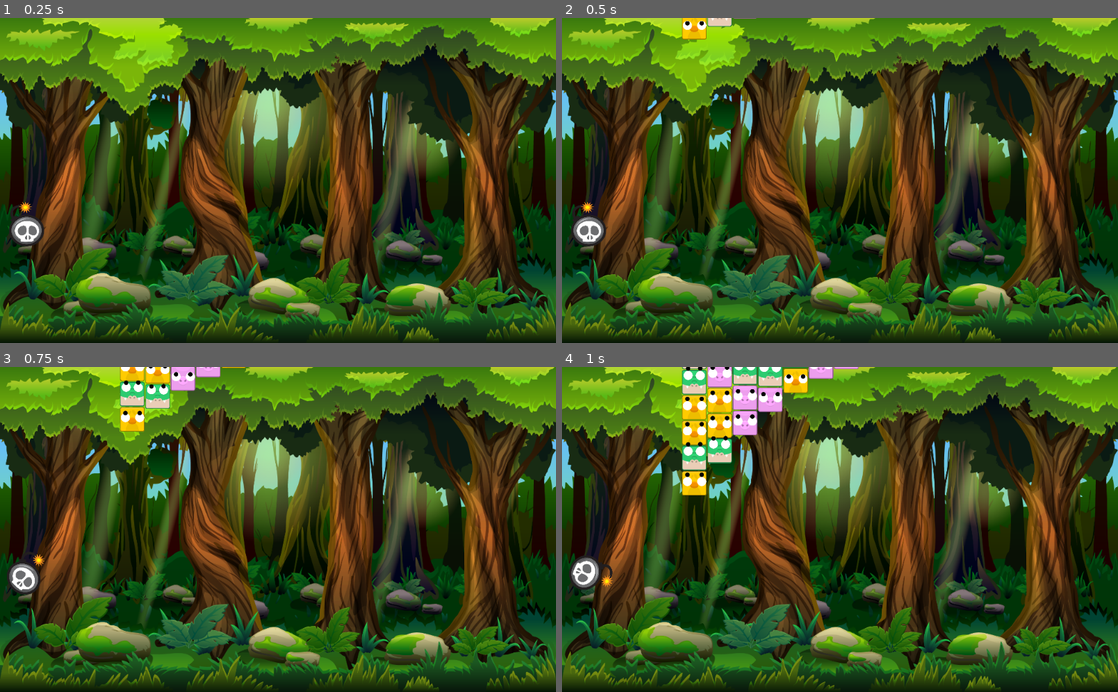
Above: before the commit, frames 1-4 (two rows, left to right).
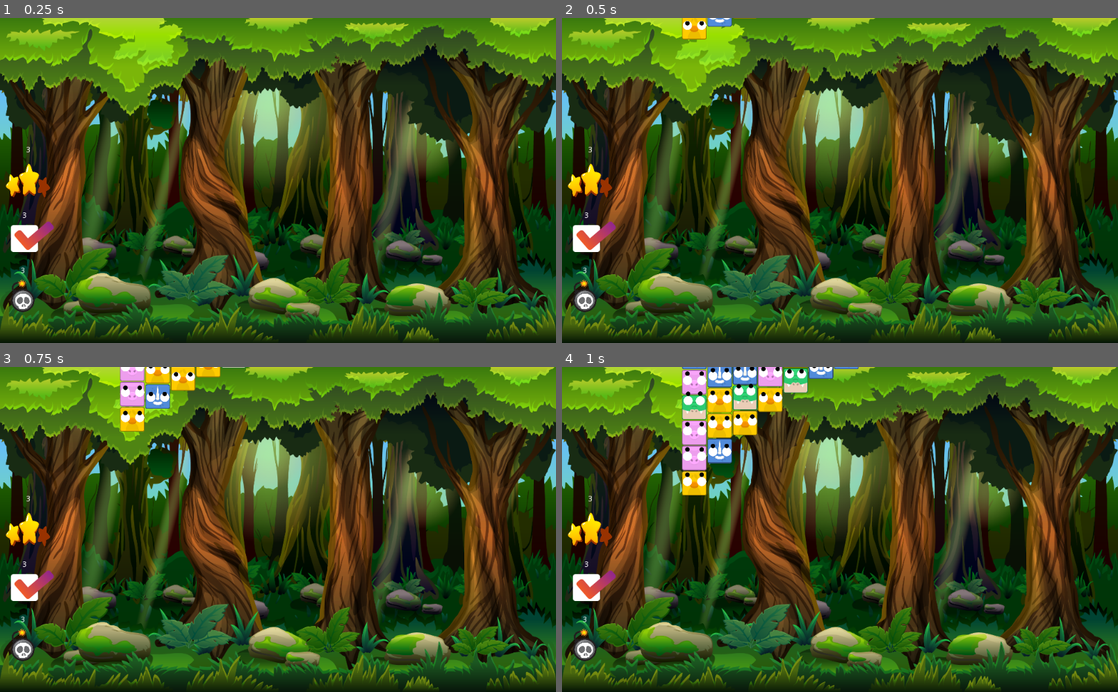
Above: after the commit, the same moments.

Repository: borkoDimitrov/AnimalBlocks
Game: Godot game, scene res://Level.tscn
The game is run twice, just before and just after one commit, with the same random seed, the same clock (stepped at 60 frames per second) and the same inputs.
Inputs (mouse positions are in pixels of both pictures, inside the frame that each line leads up to):
- Up to frame 1 (0.25 s): no input
- Up to frame 2 (0.5 s): no input
- Up to frame 3 (0.75 s): click (27, 571) at 0.52 s
- Up to frame 4 (1 s): no input

The runs differ from the first frame. In frame 1, 1.4% of the frame differs, in the area x 1-10%, y 39-91%; in frame 2, 1.5%; in frame 3, 2.7%; in frame 4, 5.2%, in the area x 1-54%, y 0-91%.

Commit message:
Add skills

Diff:
--- a/Globals.gd
+++ b/Globals.gd
@@ -1,10 +1,10 @@
 extends Node
-
-enum SKILL_EFECTS {NONE, SMALL_BOMB, SWITCH}
-var state = SKILL_EFECTS.SWITCH
 
 const TILE_SIZE = 140
 
 var first_block : RigidBody2D
 
+signal HANDLE_TILE_CLICKED(tile)
 signal HANDLE_MATCH_TILES(matches_count)
+signal HANDLE_SKILL_ACTIVATION(current_skill)
+signal HANDLE_SKILL_DEACTIVATION(current_skill)
--- a/Level.gd
+++ b/Level.gd
@@ -2,15 +2,22 @@
 
 var tile_size = Globals.TILE_SIZE
 
+onready var SmallBomb = $CanvasLayer/Skills/SmallBomb
+onready var SwapTiles = $CanvasLayer/Skills/SwapTiles
+onready var MatchTwoTiles = $CanvasLayer/Skills/MatchTwoTiles
+
 export var level_size : Vector2 = Vector2(10,10)
 export var number_of_animals : int = 4
-export var MATCH_COUNT : int = 3
+export var match_count : int = 3
 
 var all_tiles = []
 var possible_tiles = []
 
 func _ready():
 	Globals.connect("HANDLE_MATCH_TILES", self, "HandleMatchTiles")
+	Globals.connect("HANDLE_TILE_CLICKED", self, "HandleTileClicked")
+	Globals.connect("HANDLE_SKILL_ACTIVATION", self, "HandleSkillActivation")
+	Globals.connect("HANDLE_SKILL_DEACTIVATION", self, "HandleSkillDeactivation")
 #	$MusicPlayer.pick_song()
 
 	randomize()
@@ -53,8 +60,65 @@
 		player.play_sound()
 		player.connect("finished", player, "queue_free")
 
+func HandleTileClicked(tile):
+	if SmallBomb.IsActive():
+		HandleSmallBomb(tile)
+
+	elif SwapTiles.IsActive():
+		HandleTileSwap(tile)
+
+	elif MatchTwoTiles.IsActive():
+		HandleMatchTwoTiles(tile)
+
+	else:
+		tile.HandleMatches()
+
 func HandleMatchTiles(matches_count_number):
-	if matches_count_number >= MATCH_COUNT:
+	if matches_count_number >= match_count:
 		$AudioPlayer.play_sound()
 		get_tree().call_group("matched", "VanishBlock")
 		get_tree().call_group("detectors", "DetectBlocks")
+
+#		yield(get_tree().create_timer(0.2), "timeout")
+#		var currentTiles = $Detectors.get_child(0).GetCurrentTilesCount()
+
+func HandleSkillActivation(current_skill):
+	for skill in $CanvasLayer/Skills.get_children():
+		if skill != current_skill:
+			skill.DeactivateSkill()
+
+func HandleSkillDeactivation(current_skill):
+	if current_skill == MatchTwoTiles:
+		match_count = 3
+	elif current_skill == SwapTiles:
+		if Globals.first_block != null:
+			Globals.first_block.HideNeighbours()
+			Globals.first_block = null
+
+func HandleMatchTwoTiles(tile):
+	match_count = 2
+	tile.HandleMatches()
+	MatchTwoTiles.UseSkill()
+	MatchTwoTiles.DeactivateSkill()
+
+func HandleSmallBomb(tile):
+	tile.DestroyBlock()
+	SmallBomb.UseSkill()
+	SmallBomb.DeactivateSkill()
+
+func HandleTileSwap(tile):
+	if Globals.first_block != null and Globals.first_block.IsNeighbour(tile):
+		tile.SwipeTwoBlocks()
+		SwapTiles.UseSkill()
+		SwapTiles.DeactivateSkill()
+	elif Globals.first_block != null:
+			Globals.first_block.HideNeighbours()
+			if Globals.first_block != tile:
+				Globals.first_block = tile
+				tile.ShowNeighbours()
+			else:
+				Globals.first_block = null
+				SwapTiles.DeactivateSkill()
+	else:
+		Globals.first_block = tile
+		tile.ShowNeighbours()
--- a/Level.tscn
+++ b/Level.tscn
@@ -1,10 +1,12 @@
-[gd_scene load_steps=7 format=2]
+[gd_scene load_steps=9 format=2]
 
 [ext_resource path="res://Level.gd" type="Script" id=1]
 [ext_resource path="res://Utils/AudioPlayer.gd" type="Script" id=2]
 [ext_resource path="res://Assets/Sprites/CartoonForest.png" type="Texture" id=3]
 [ext_resource path="res://Utils/MusicPlayer.tscn" type="PackedScene" id=4]
 [ext_resource path="res://Skills/SmallBomb.tscn" type="PackedScene" id=5]
+[ext_resource path="res://Skills/SwapTiles.tscn" type="PackedScene" id=6]
+[ext_resource path="res://Skills/Match2.tscn" type="PackedScene" id=7]
 
 [sub_resource type="RectangleShape2D" id=1]
 extents = Vector2( 2000, 10 )
@@ -12,7 +14,6 @@
 [node name="Level" type="Node2D" groups=["level"]]
 script = ExtResource( 1 )
 level_size = Vector2( 12, 10 )
-number_of_animals = 3
 
 [node name="CanvasLayer" type="CanvasLayer" parent="."]
 layer = -1
@@ -23,8 +24,16 @@
 texture = ExtResource( 3 )
 expand = true
 
-[node name="SmallBomb" parent="CanvasLayer" instance=ExtResource( 5 )]
-position = Vector2( 50, 384 )
+[node name="Skills" type="Node2D" parent="CanvasLayer"]
+
+[node name="MatchTwoTiles" parent="CanvasLayer/Skills" instance=ExtResource( 7 )]
+position = Vector2( 51, 297 )
+
+[node name="SwapTiles" parent="CanvasLayer/Skills" instance=ExtResource( 6 )]
+position = Vector2( 56, 404 )
+
+[node name="SmallBomb" parent="CanvasLayer/Skills" instance=ExtResource( 5 )]
+position = Vector2( 41, 517 )
 
 [node name="Floor" type="StaticBody2D" parent="."]
 position = Vector2( 0, 1600 )
--- a/Plugins/destructible_object.gd
+++ b/Plugins/destructible_object.gd
@@ -35,7 +35,6 @@
 		vframes = 1,
 		width = 0
 	}
-	print(object.parent)
 	object.blocks_container.name = self.name + "_blocks_container"
 
 	if randomize_seed: randomize()
@@ -112,15 +111,17 @@
 
 			object.frame += 1
 
-	call_deferred("add_children", object)
-
-func DestroyObject():
-	if object.can_detonate:
-		object.detonate = true
-
-func _physics_process(delta):
-	if Input.is_mouse_button_pressed(BUTTON_LEFT) and object.can_detonate:
-		object.detonate = true
+#	call_deferred("add_children", object)
+	add_children(object)
+	object.detonate = true
+
+#func DestroyObject():
+#	if object.can_detonate:
+#		object.detonate = true
+
+func _physics_process(_delta):
+#	if Input.is_mouse_button_pressed(BUTTON_LEFT) and object.can_detonate:
+#		object.detonate = true
 
 	if object.can_detonate and object.detonate:
 		detonate()
--- a/Plugins/destructible_object.tscn
+++ b/Plugins/destructible_object.tscn
@@ -6,10 +6,10 @@
 [sub_resource type="RectangleShape2D" id=1]
 
 [node name="object" type="RigidBody2D"]
+position = Vector2( 489, 271 )
 collision_layer = 0
 collision_mask = 0
 script = ExtResource( 1 )
-blocks_per_side = 4
 
 [node name="sprite" type="Sprite" parent="."]
 texture = ExtResource( 2 )
--- /dev/null
+++ b/Skills/BaseSkill.gd
@@ -0,0 +1,44 @@
+extends Node2D
+
+export (int) var skill_uses_left = 3
+var is_active = false
+var rotation_speed = 0
+
+func _ready():
+	$RichTextLabel.text = str(skill_uses_left)
+
+func OnButtonPressed():
+	if IsActive():
+		DeactivateSkill()
+	else:
+		ActivateSkill()
+
+func ActivateSkill():
+	if not CanBeActivated():
+		return
+
+	Globals.emit_signal("HANDLE_SKILL_ACTIVATION", self)
+	is_active = true
+	rotation_speed = 5
+
+func DeactivateSkill():
+	Globals.emit_signal("HANDLE_SKILL_DEACTIVATION", self)
+	is_active = false
+	rotation_speed = 0
+	rotation = 0
+
+func IsActive() -> bool:
+	return is_active
+
+func CanBeActivated():
+	return skill_uses_left > 0
+
+func UseSkill():
+	skill_uses_left -= 1
+	$RichTextLabel.text = str(skill_uses_left)
+
+	if not CanBeActivated():
+		$RichTextLabel.modulate = Color.red
+
+func _physics_process(delta):
+	rotate(rotation_speed * delta)
--- /dev/null
+++ b/Skills/BaseSkill.tscn
@@ -0,0 +1,16 @@
+[gd_scene load_steps=2 format=2]
+
+[ext_resource path="res://Skills/BaseSkill.gd" type="Script" id=1]
+
+[node name="BaseSkill" type="Node2D"]
+script = ExtResource( 1 )
+
+[node name="TextureButton" type="TextureButton" parent="."]
+margin_right = 40.0
+margin_bottom = 40.0
+
+[node name="RichTextLabel" type="RichTextLabel" parent="."]
+margin_right = 40.0
+margin_bottom = 40.0
+
+[connection signal="pressed" from="TextureButton" to="." method="OnButtonPressed"]
--- /dev/null
+++ b/Skills/Match2.tscn
@@ -0,0 +1,20 @@
+[gd_scene load_steps=3 format=2]
+
+[ext_resource path="res://Skills/BaseSkill.tscn" type="PackedScene" id=1]
+[ext_resource path="res://Assets/Sprites/Icons/2Star.png" type="Texture" id=2]
+
+[node name="MatchTwoTiles" instance=ExtResource( 1 )]
+
+[node name="TextureButton" parent="." index="0"]
+margin_left = -40.0
+margin_top = -28.0
+margin_right = 41.0
+margin_bottom = 34.0
+texture_normal = ExtResource( 2 )
+expand = true
+
+[node name="RichTextLabel" parent="." index="1"]
+margin_left = -3.0
+margin_top = -60.0
+margin_right = 37.0
+margin_bottom = -20.0
--- a/Skills/SmallBomb.gd
+++ /dev/null
@@ -1,15 +0,0 @@
-extends Node2D
-
-var rotation_speed = 0
-
-func _on_TextureButton_pressed():
-	if Globals.state == Globals.SKILL_EFECTS.SMALL_BOMB:
-		Globals.state = Globals.SKILL_EFECTS.NONE
-		rotation_speed = 0
-		rotation = 0
-	else:
-		Globals.state = Globals.SKILL_EFECTS.SMALL_BOMB
-		rotation_speed = 5
-
-func _physics_process(delta):
-	rotate(rotation_speed * delta)
--- a/Skills/SmallBomb.tscn
+++ b/Skills/SmallBomb.tscn
@@ -1,17 +1,20 @@
 [gd_scene load_steps=3 format=2]
 
 [ext_resource path="res://Assets/Sprites/Icons/bomb.png" type="Texture" id=1]
-[ext_resource path="res://Skills/SmallBomb.gd" type="Script" id=2]
+[ext_resource path="res://Skills/BaseSkill.tscn" type="PackedScene" id=2]
 
-[node name="SmallBomb" type="Node2D"]
-script = ExtResource( 2 )
+[node name="SmallBomb" instance=ExtResource( 2 )]
 
-[node name="TextureButton" type="TextureButton" parent="."]
-margin_left = -34.0
-margin_top = -46.0
-margin_right = 32.0
-margin_bottom = 38.0
+[node name="TextureButton" parent="." index="0"]
+margin_left = -21.0
+margin_top = -35.0
+margin_right = 23.0
+margin_bottom = 26.0
 texture_normal = ExtResource( 1 )
 expand = true
 
-[connection signal="pressed" from="TextureButton" to="." method="_on_TextureButton_pressed"]
+[node name="RichTextLabel" parent="." index="1"]
+margin_left = -3.0
+margin_top = -57.0
+margin_right = 20.0
+margin_bottom = -31.0
--- /dev/null
+++ b/Skills/SwapTiles.tscn
@@ -0,0 +1,19 @@
+[gd_scene load_steps=3 format=2]
+
+[ext_resource path="res://Skills/BaseSkill.tscn" type="PackedScene" id=1]
+[ext_resource path="res://Assets/Sprites/Icons/Checkbox.png" type="Texture" id=2]
+
+[node name="SwapTiles" instance=ExtResource( 1 )]
+
+[node name="TextureButton" parent="." index="0"]
+margin_left = -36.0
+margin_top = -28.0
+margin_right = 43.0
+margin_bottom = 28.0
+texture_normal = ExtResource( 2 )
+
+[node name="RichTextLabel" parent="." index="1"]
+margin_left = -15.0
+margin_top = -46.0
+margin_right = 25.0
+margin_bottom = -6.0
--- a/TileTemplate.gd
+++ b/TileTemplate.gd
@@ -3,7 +3,6 @@
 var tile_id = ""
 onready var raycasts = [$Left, $Right, $Up, $Down]
 onready var anim_player = $AnimationPlayer
-onready var DESTROY_OBJECT = preload("res://Plugins/destructible_object.tscn")
 
 func _ready():
 	tile_id = $TextureButton.texture_normal
@@ -64,30 +63,16 @@
 		$Tween.start();
 
 func _on_TextureButton_pressed():
-	match Globals.state:
-		Globals.SKILL_EFECTS.SWITCH:
-			if Globals.first_block != null and Globals.first_block.IsNeighbour(self):
-				SwipeTwoBlocks()
-			elif Globals.first_block != null:
-				ChooseNewBlock()
-			else:
-				Globals.first_block = self
-				ShowNeighbours()
-
-		Globals.SKILL_EFECTS.SMALL_BOMB:
-			DestroyBlock()
-		Globals.SKILL_EFECTS.NONE:
-			HandleMatches()
+	Globals.emit_signal("HANDLE_TILE_CLICKED", self)
 
 func VanishBlock():
 	$AnimationPlayer.play("Vanish")
 
 func DestroyBlock():
-	var destroy_object = DESTROY_OBJECT.instance()
+	var destroy_object = load("res://Plugins/destructible_object.tscn").instance()
 	destroy_object.global_position = global_position
 	destroy_object.get_node("sprite").texture = $TextureButton.texture_normal
 	get_parent().add_child(destroy_object)
-	destroy_object.DestroyObject()
 
 	queue_free()
 
@@ -96,17 +81,8 @@
 		Physics2DServer.area_set_param(get_viewport().find_world_2d().get_space(),
 		Physics2DServer.AREA_PARAM_GRAVITY, 98)
 
-#SKILLS
 func SwipeTwoBlocks():
 	SwipePosWithNeighbour(Globals.first_block.position)
 	Globals.first_block.SwipePosWithNeighbour(position)
 	Globals.first_block.HideNeighbours()
 	Globals.first_block = null
-
-func ChooseNewBlock():
-	Globals.first_block.HideNeighbours()
-	if Globals.first_block != self:
-		Globals.first_block = self
-		ShowNeighbours()
-	else:
-		Globals.first_block = null
--- a/Utils/ColumnDetector.gd
+++ b/Utils/ColumnDetector.gd
@@ -6,3 +6,18 @@
 func _on_Timer_timeout():
 	if get_collider() == null:
 		get_tree().call_group("tiles", "SlideLeft", position.x)
+
+func GetCurrentTilesCount() -> int:
+	var colliders = []
+
+	while is_colliding():
+		var obj = get_collider()
+		colliders.append(obj)
+		add_exception(obj)
+		force_raycast_update()
+
+	var size = colliders.size()
+	for coll in colliders:
+		remove_exception(coll)
+
+	return size
Binary file added: Assets/Sprites/Icons/2Star.png
Not shown, added: Assets/Sprites/Icons/2Star.png.import
Binary file added: Assets/Sprites/Icons/Checkbox.png
Not shown, added: Assets/Sprites/Icons/Checkbox.png.import
